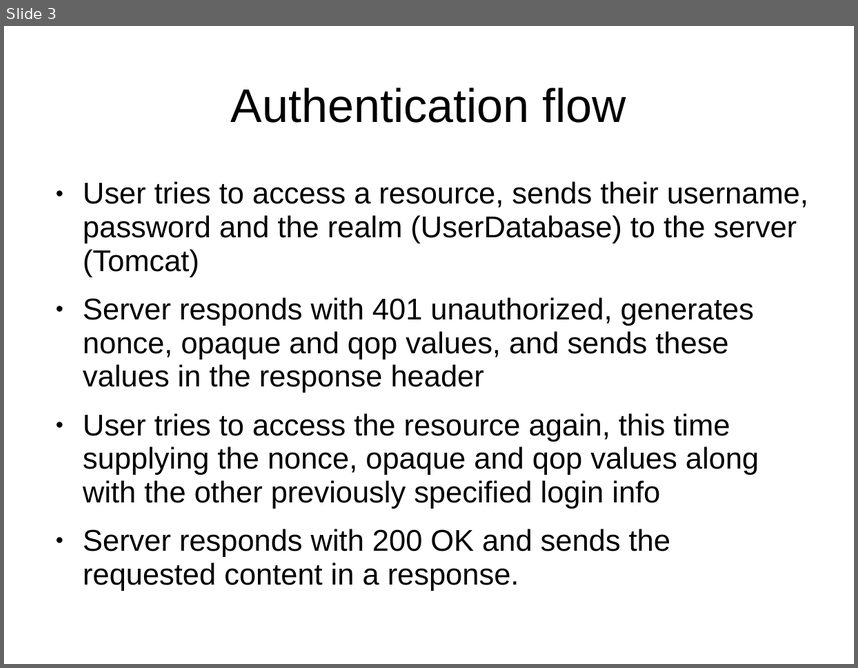
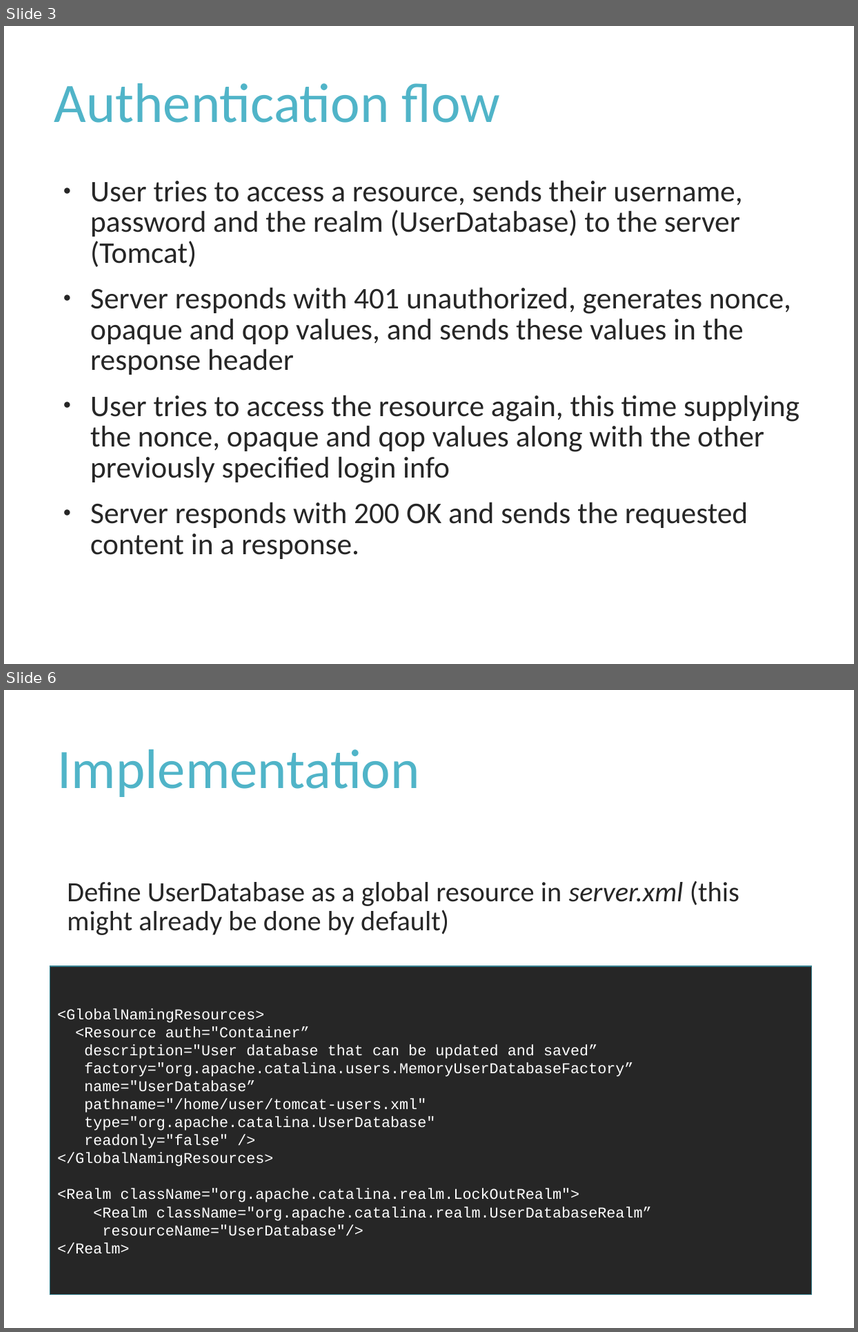
Before and after one commit to Rampastring/ties4560, a slide deck: Task-4/task4.ppt. Shown one above the other, each under a label of ours: slide 3 before the commit, slides 3 and 6 after it; the slides between them are not shown. The pictures are 858x668 and 858x1332 pixels, drawn with LibreOffice and Linux fonts; fonts in the diff are those of the drawing. Boxes give left, top, right and bottom in pixels: in the first picture for what was removed or moved away, otherwise in the second. Text is boxed around its words. In the diff, an @@ line names an element or a change of style, - is before the commit and + after.

```diff
--- a/Task-4/task4.ppt
+++ b/Task-4/task4.ppt
@@ slide 6 added at box(4, 690, 854, 1328), background #FFFFFF @@
@@ title added at box(57, 749, 419, 797), 52 pt, text #50B4C8 @@
+Implementation
@@ text added at box(67, 881, 740, 935), 26 pt, text #262626 @@
+  Define UserDatabase as a global resource in server.xml (this might already be done by default)
@@ rectangle added at box(50, 966, 812, 1294), fill #262626, outline #388392 0.99 pt, 14 pt, text #FFFFFF @@
+<GlobalNamingResources>
+<Resource auth="Container”
+description="User database that can be updated and saved”
+factory="org.apache.catalina.users.MemoryUserDatabaseFactory”
+name="UserDatabase”
+pathname="/home/user/tomcat-users.xml"
+type="org.apache.catalina.UserDatabase"
+readonly="false" />
+</GlobalNamingResources>
+<Realm className="org.apache.catalina.realm.LockOutRealm">
+<Realm className="org.apache.catalina.realm.UserDatabaseRealm”
+resourceName="UserDatabase"/>
+</Realm>
@@ slide 3 changed as well @@
@@ title "Authentication flow" at box(54, 83, 500, 123): size 44 to 52 pt, font Arial to Calibri, text colour #000000 to #50B4C8; alignment centre to left; line spacing 0.93 to 0.9 @@
@@ text "User tries to access a ..." at box(90, 180, 800, 559): font Arial to Calibri, text colour #000000 to #262626; line spacing 0.93 to 0.85; bullet colour #000000 to #262626 @@
```
Also in this commit, not shown: 2 other slides changed, 8 other slides added.
